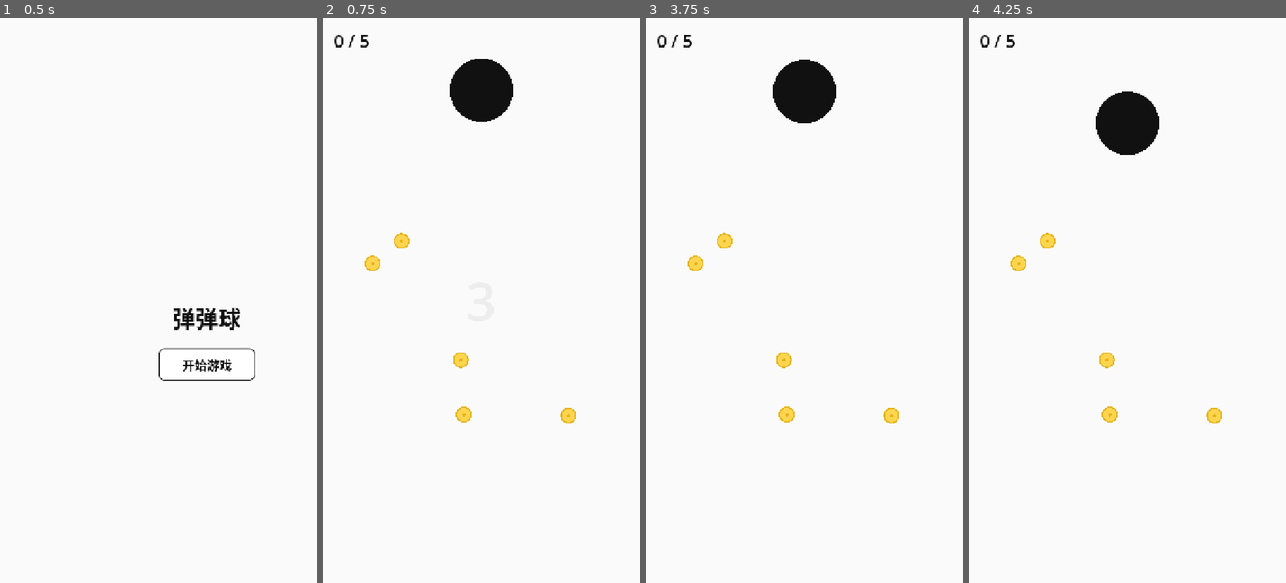
Above: before the commit, frames 1-4 (left to right).
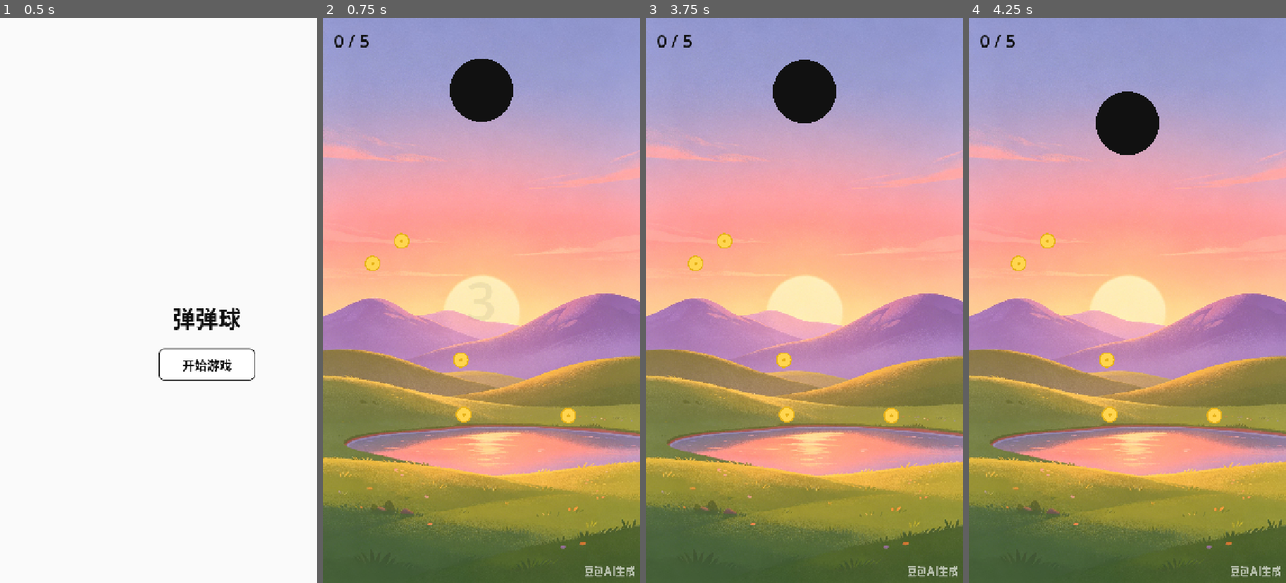
Above: after the commit, the same moments.

Repository: day-dreamer-11/bounce-line-
Game: Godot game, scene res://scenes/TrailDemo.tscn
The game is run twice, just before and just after one commit, with the same random seed, the same clock (stepped at 60 frames per second) and the same inputs.
Inputs (mouse positions are in pixels of both pictures, inside the frame that each line leads up to):
- Up to frame 1 (0.5 s): no input
- Up to frame 2 (0.75 s): click "开始游戏" at 0.5 s
- Up to frame 3 (3.75 s): tap Enter at 1.25, 2.75 s; move the mouse to (874, 272) at 1.27 s; click (874, 272) at 1.42 s; tap Space at 2, 3.5 s; drag from (741, 328) to (890, 413) at 2.02 s; move the mouse to (836, 176) at 2.77 s; click (836, 176) at 2.92 s; drag from (788, 413) to (696, 260) at 3.52 s
- Up to frame 4 (4.25 s): no input

Frame 1 is identical in both runs. In frame 2, 98% of the frame differs, in the area x 0-100%, y 0-100%; in frame 3, 98%; in frame 4, 98%.

Commit message:
fix: Wrap background TextureRect in CanvasLayer for proper rendering
Co-Authored-By: Claude Opus 4.7 <noreply@anthropic.com>

Diff:
--- a/scripts/trail_system.gd
+++ b/scripts/trail_system.gd
@@ -26,13 +26,16 @@
 	var tex := load("res://assets/background.png")
 	if not tex:
 		return
+	var canvas := CanvasLayer.new()
+	canvas.name = "BackgroundLayer"
+	canvas.layer = -1
+	add_child(canvas)
 	var bg := TextureRect.new()
 	bg.texture = tex
 	bg.expand_mode = TextureRect.EXPAND_IGNORE_SIZE
 	bg.stretch_mode = TextureRect.STRETCH_SCALE
 	bg.set_anchors_preset(Control.PRESET_FULL_RECT)
-	add_child(bg)
-	move_child(bg, 0)
+	canvas.add_child(bg)
 
 
 func _make_button(text: String, font_size: int, w: float, h: float) -> Button:
